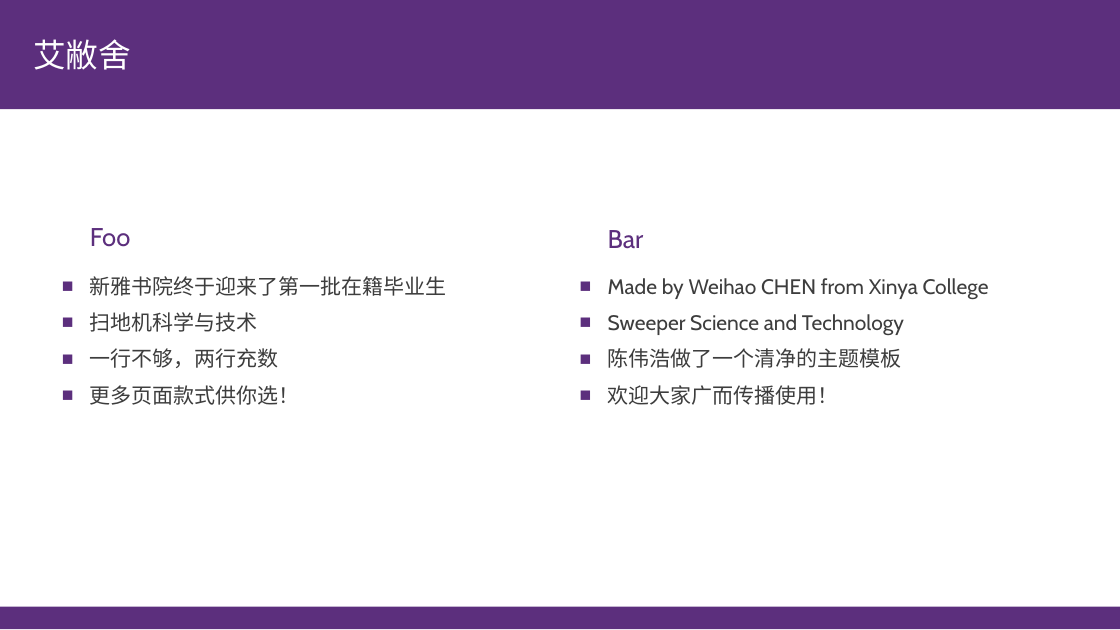
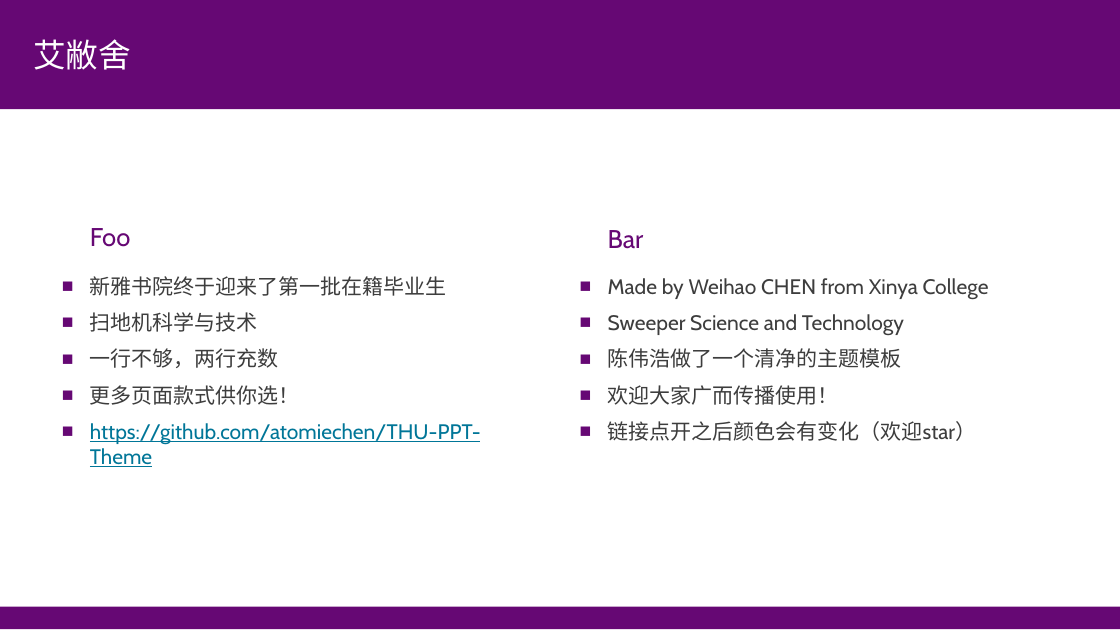
Before and after one commit to atomiechen/THU-PPT-Theme, a slide deck: slide 4 of v3顶边白底变体16-9.pptx. Drawn at 1120x630 pixels with LibreOffice and Linux fonts; fonts in the diff are those of the drawing; background and template pictures are left out. Boxes give left, top, right and bottom in pixels: in the first picture for what was removed or moved away, otherwise in the second. Text is boxed around its words. In the diff, an @@ line names an element or a change of style, - is before the commit and + after.

```diff
--- a/v3顶边白底变体16-9.pptx
+++ b/v3顶边白底变体16-9.pptx
@@ rectangle at [0, 0, 1120, 109]: fill #5C2F7D to #660874 @@
@@ text "Foo" at [90, 228, 130, 247]: text colour #5C2F7D to #660874 @@
@@ text "Bar" at [608, 230, 644, 249]: text colour #5C2F7D to #660874 @@
@@ text at [90, 423, 481, 467]: paragraph added @@
+■ https://github.com/atomiechen/THU-PPT-Theme
@@ text at [608, 421, 977, 441]: paragraph added @@
+■ 链接点开之后颜色会有变化（欢迎star）
@@ rectangle at [0, 607, 1120, 629]: fill #5C2F7D to #660874 @@
```
Also in this commit, not shown: 7 other slides changed, 4 other files.
